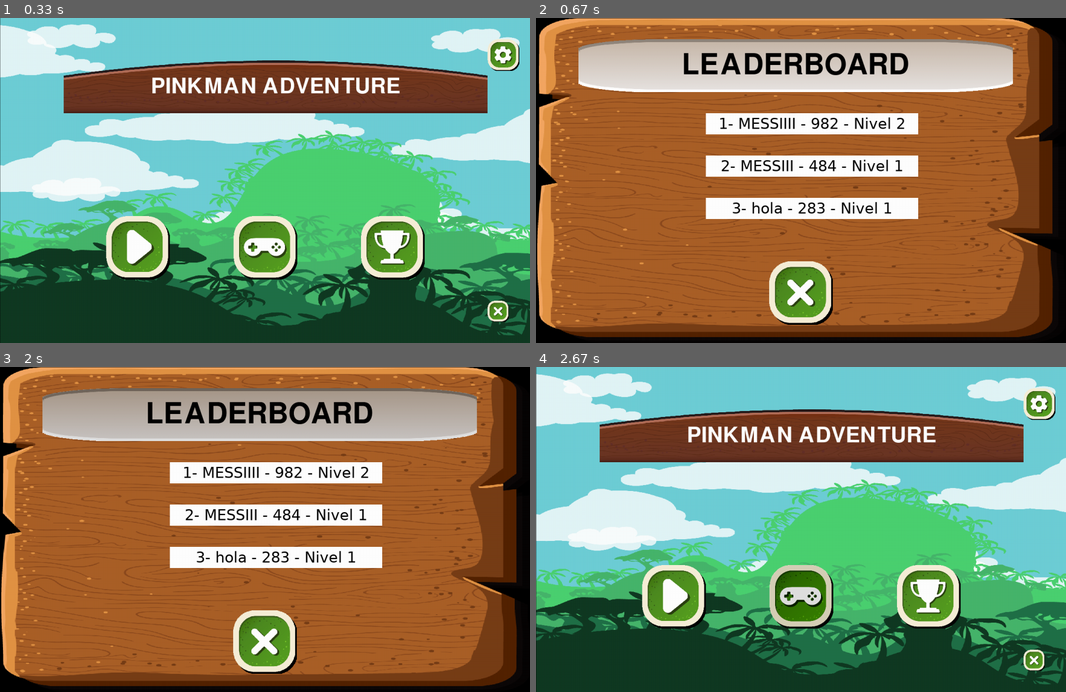
Above: before the commit, frames 1-4 (two rows, left to right).
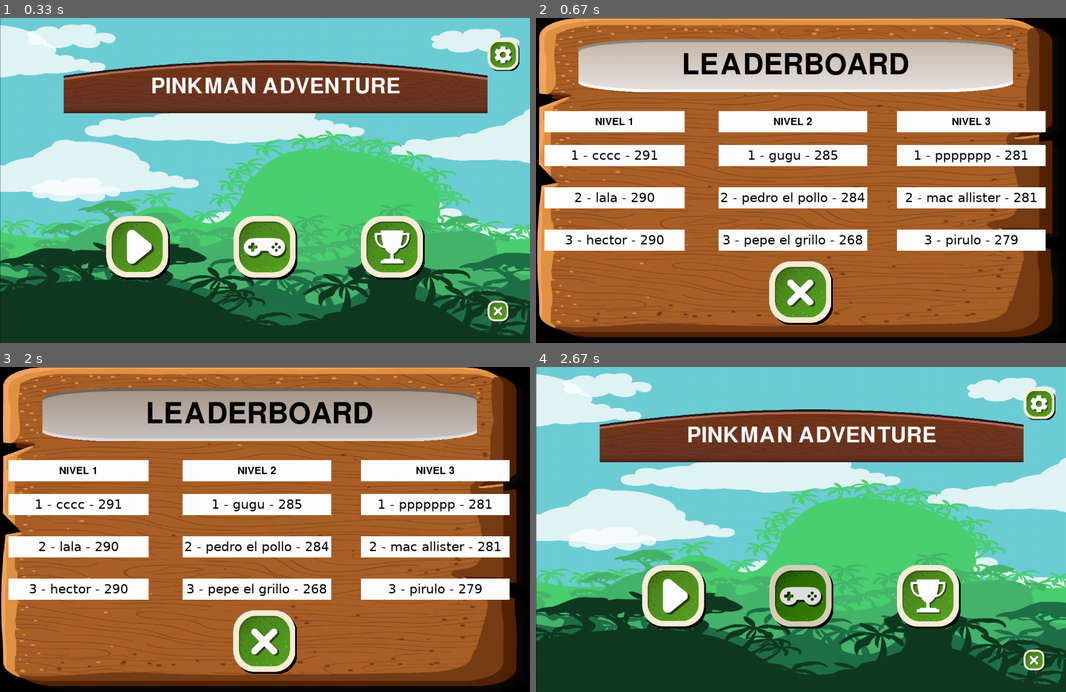
Above: after the commit, the same moments.

Repository: GianfrancoCh/chiariziaGianfranco-pygame-tp-final
Game: pygame game, started from run.py
Two runs of this game, one before a commit and one after it. Both use one fixed random seed, a clock stepped at 60 frames per second and the inputs below.
Inputs (mouse positions are in pixels of both pictures, inside the frame that each line leads up to):
- Up to frame 1 (0.33 s): no input
- Up to frame 2 (0.67 s): click (928, 248) at 0.38 s
- Up to frame 3 (2 s): click (259, 412) at 0.72 s; click (434, 519) at 1.05 s; click (344, 415) at 1.93 s
- Up to frame 4 (2.67 s): click (673, 464) at 2.27 s; click (774, 614) at 2.6 s

Frame 1 is identical in both runs. In frame 2, 23% of the frame differs, in the area x 1-97%, y 28-72%; in frame 3, 23%; in frame 4, nothing differs.

Commit message:
update leaderboard
leaderboards por niveles

Diff:
--- a/gui_leaderboard.py
+++ b/gui_leaderboard.py
@@ -18,11 +18,23 @@
         self.tiempo = 9
 
         self.txt1 = TextBox(master=self,x=100,y=50,w=WIDTH-225,h=125,color_background=None,color_border=None,image_background="assets/gui/level_select/table.png",text="LEADERBOARD",font="DroidSerif",font_size=100,font_color=BLACK)
-        self.pos_1 = Label(master=self,x=400,y=225,w=500,text=f"1- XXX - XXX",color_border=None,font="Verdana",font_size=35,font_color=BLACK)
-        self.pos_2 = Label(master=self,x=400,y=325,w=500,text=f"2- XXX - XXX",color_border=None,font="Verdana",font_size=35,font_color=BLACK)
-        self.pos_3 = Label(master=self,x=400,y=425,w=500,text=f"3- XXX - XXX",color_border=None,font="Verdana",font_size=35,font_color=BLACK)
+        self.label_nivel_1 = Label(master=self,x=20,y=220,w=330,text="NIVEL 1",color_border=None,font="DroidSerif",font_size=35,font_color=BLACK)
+        self.pos_1 = Label(master=self,x=20,y=300,w=330,text=f"1- XXX - XXX",color_border=None,font="Verdana",font_size=30,font_color=BLACK)
+        self.pos_2 = Label(master=self,x=20,y=400,w=330,text=f"2- XXX - XXX",color_border=None,font="Verdana",font_size=30,font_color=BLACK)
+        self.pos_3 = Label(master=self,x=20,y=500,w=330,text=f"3- XXX - XXX",color_border=None,font="Verdana",font_size=30,font_color=BLACK)
+        self.label_nivel_2 = Label(master=self,x=430,y=220,w=350,text="NIVEL 2",color_border=None,font="DroidSerif",font_size=35,font_color=BLACK)
+        self.pos_1_lvl2 = Label(master=self,x=430,y=300,w=350,text=f"1- XXX - XXX",color_border=None,font="Verdana",font_size=30,font_color=BLACK)
+        self.pos_2_lvl2 = Label(master=self,x=430,y=400,w=350,text=f"2- XXX - XXX",color_border=None,font="Verdana",font_size=30,font_color=BLACK)
+        self.pos_3_lvl2 = Label(master=self,x=430,y=500,w=350,text=f"3- XXX - XXX",color_border=None,font="Verdana",font_size=30,font_color=BLACK)
+        self.label_nivel_3 = Label(master=self,x=850,y=220,w=350,text="NIVEL 3",color_border=None,font="DroidSerif",font_size=35,font_color=BLACK)
+        self.pos_1_lvl3 = Label(master=self,x=850,y=300,w=350,text=f"1- XXX - XXX",color_border=None,font="Verdana",font_size=30,font_color=BLACK)
+        self.pos_2_lvl3 = Label(master=self,x=850,y=400,w=350,text=f"2- XXX - XXX",color_border=None,font="Verdana",font_size=30,font_color=BLACK)
+        self.pos_3_lvl3 = Label(master=self,x=850,y=500,w=350,text=f"3- XXX - XXX",color_border=None,font="Verdana",font_size=30,font_color=BLACK)
+
+
         self.boton_go_back = Button(master=self,x=(WIDTH/2-75),y=575,w=150,h=150,color_background=None,color_border=None,image_background="assets/gui/btn/close.png",on_click=self.on_click_boton_go_back,on_click_param="form_main_menu",text=None,font="Verdana",font_size=30,font_color=WHITE)
-        self.lista_widget = [self.txt1,self.boton_go_back,self.pos_1,self.pos_2,self.pos_3]
+        self.lista_widget = [self.txt1,self.boton_go_back,self.pos_1,self.pos_2,self.pos_3,self.pos_1_lvl2,self.pos_2_lvl2,self.pos_3_lvl2,self.pos_1_lvl3,self.pos_2_lvl3,self.pos_3_lvl3,
+                             self.label_nivel_1,self.label_nivel_2,self.label_nivel_3]
 
     def on_click_boton_go_back(self, parametro):
         self.set_active(parametro)
@@ -30,25 +42,38 @@
     def update(self, lista_eventos,keys,delta_ms):
 
         jugadores = Sql.devolver_puntaje()
-        jugadores_leaderboard = []
+        jugadores_leaderboard_1 = []
+        jugadores_leaderboard_2 = []
+        jugadores_leaderboard_3 = []
 
         for i, jugador in enumerate(jugadores):
-            jugador_string = f"{i+1}- {jugador[0]} - {jugador[1]} - Nivel {jugador[2]}"
-            jugadores_leaderboard.append(jugador_string)
 
-        self.pos_1._text = jugadores_leaderboard[0]
-        self.pos_2._text = jugadores_leaderboard[1]
-        self.pos_3._text = jugadores_leaderboard[2]
+            jugador_string = f"{jugador[0]} - {jugador[1]}"
+
+            if jugador[2] == 1:
+                jugadores_leaderboard_1.append(jugador_string)
+            elif jugador[2] == 2:
+                jugadores_leaderboard_2.append(jugador_string)
+            elif jugador[2] == 3:
+                jugadores_leaderboard_3.append(jugador_string)
+
+
+        self.pos_1._text = f"1 - {jugadores_leaderboard_1[0]}"
+        self.pos_2._text = f"2 - {jugadores_leaderboard_1[1]}"
+        self.pos_3._text = f"3 - {jugadores_leaderboard_1[2]}"
+        self.pos_1_lvl2._text = f"1 - {jugadores_leaderboard_2[0]}"
+        self.pos_2_lvl2._text = f"2 - {jugadores_leaderboard_2[1]}"
+        self.pos_3_lvl2._text = f"3 - {jugadores_leaderboard_2[2]}"
+        self.pos_1_lvl3._text = f"1 - {jugadores_leaderboard_3[0]}"
+        self.pos_2_lvl3._text = f"2 - {jugadores_leaderboard_3[1]}"
+        self.pos_3_lvl3._text = f"3 - {jugadores_leaderboard_3[2]}"
+
+
 
         for aux_widget in self.lista_widget:
             aux_widget.update(lista_eventos)
 
-    def probar_scoreboard(self,lista_sb,label,order,posicion_array,):
 
-        try:
-            Label._text = f"{order}- {lista_sb[posicion_array][0]} - {int(lista_sb[posicion_array][1])}"
-        except:
-            pass
 
     def draw(self):
         super().draw()
--- a/main.py
+++ b/main.py
@@ -54,7 +54,10 @@
     form_leaderboard =FormLeaderboard(name="form_leaderboard",master_surface = window,x=0,y=0,w=WIDTH,h=HEIGHT,color_background=None,color_border=(255,0,255),active=False,path_bg ="assets/gui/rating/bg.png")
     form_levels = FormLevels(name="form_levels",master_surface = window,x=0,y=0,w=WIDTH,h=HEIGHT,color_background=None,color_border=(255,0,255),active=False,path_bg ="assets/gui/bubble/bg.png")
 
-
+    if form_settings.sound_enabled:
+        pygame.mixer.music.play(-1)
+    else:
+        pygame.mixer.music.stop()
 
     while run:
 
@@ -73,10 +76,7 @@
 
         draw(window, background, bg_image, player, grupo_objectos, offset_x, aux_form_active, lista_eventos, keys, delta_ms)
 
-        if form_settings.sound_enabled:
-            pygame.mixer.music.play(-1)
-        else:
-            pygame.mixer.music.stop()
+
 
         current_fps = clock.get_fps()
 
--- a/sqlite.py
+++ b/sqlite.py
@@ -37,9 +37,10 @@
     def devolver_puntaje():
         lista_scoreboard = []
         with sqlite3.connect("db/db_score.db") as conexion:
-            cursor=conexion.execute("SELECT nombre, score, level FROM scoreboard ORDER BY score DESC LIMIT 3")
+            cursor=conexion.execute("SELECT nombre, score, level FROM scoreboard ORDER BY score DESC")
 
             for fila in cursor:
                 lista_scoreboard.append(fila)
+
         #print(lista_scoreboard)
         return lista_scoreboard
Binary file changed: db/db_score.db
